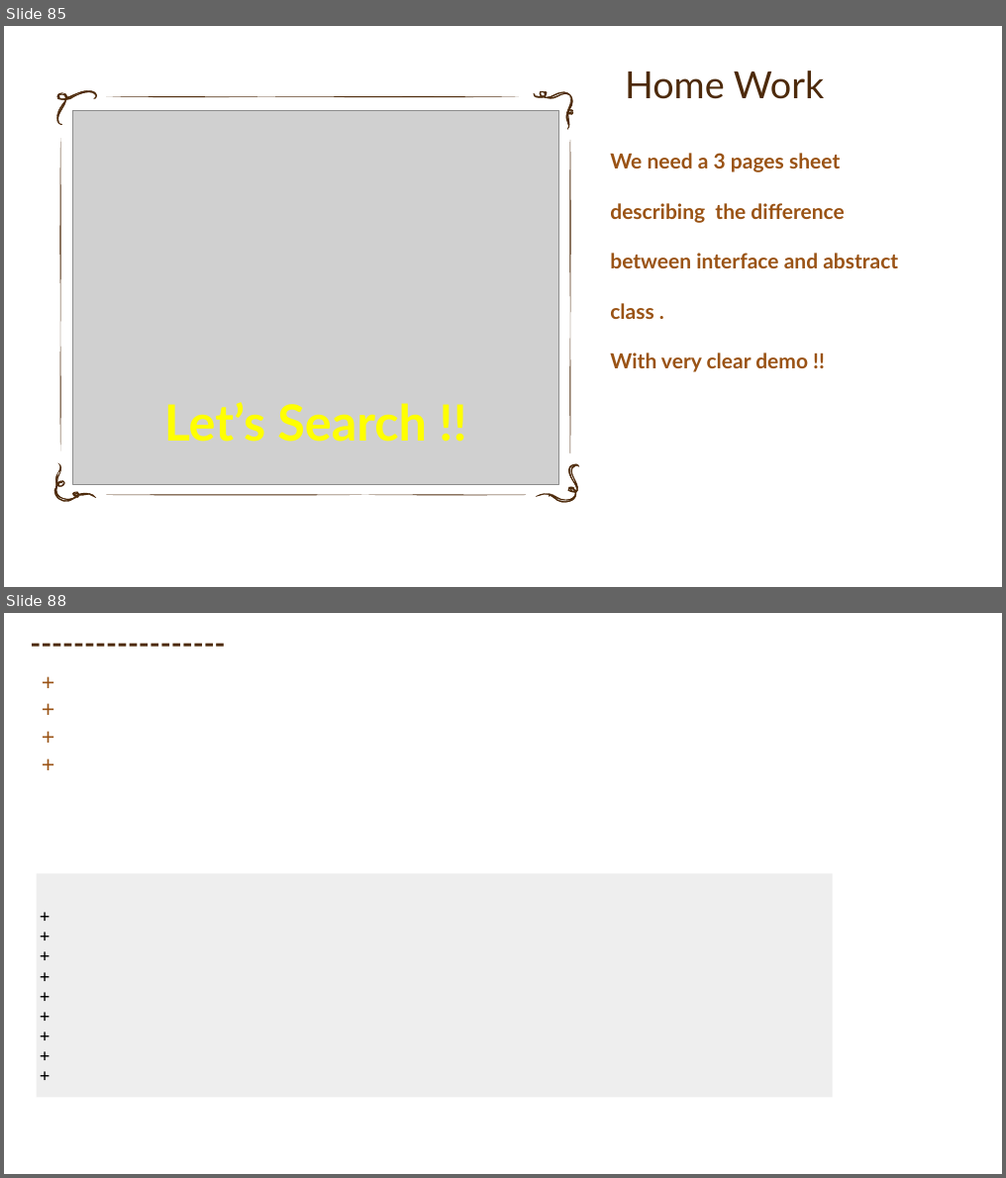
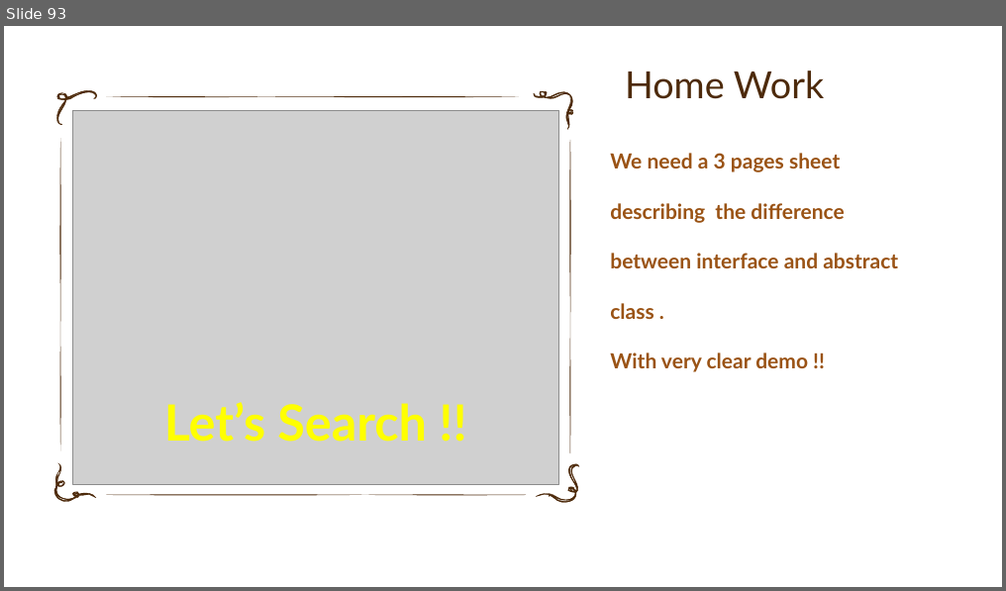
Before and after one commit to MinaAnwerRepo/android, a slide deck: Presentation/CSharpBasics.pptx. Shown one above the other, each under a label of ours: slides 85 and 88 before the commit, slide 93 after it; the slides between them are not shown. The pictures are 1006x1178 and 1006x591 pixels, drawn with LibreOffice and Linux fonts; fonts in the diff are those of the drawing; grey boxes stand for pictures; background and template pictures are left out. Boxes give left, top, right and bottom in pixels: in the first picture for what was removed or moved away, otherwise in the second. Text is boxed around its words. In the diff, an @@ line names an element or a change of style, - is before the commit and + after.

```diff
--- a/Presentation/CSharpBasics.pptx
+++ b/Presentation/CSharpBasics.pptx
@@ slide 88 removed at box(4, 613, 1002, 1174), background picture (left out) @@
@@ title removed at box(23, 621, 846, 663) @@
-------------------
@@ text removed at box(34, 663, 871, 810) @@
-+
-+
-+
-+
@@ rectangle removed at box(37, 874, 833, 1098) @@
-+
-+
-+
-+
-+
-+
-+
-+
-+
@@ what was slide 85 is now slide 93 @@
```
Also in this commit, not shown: 7 slides changed, 9 slides added, 4 other slides removed, 2 other files.
